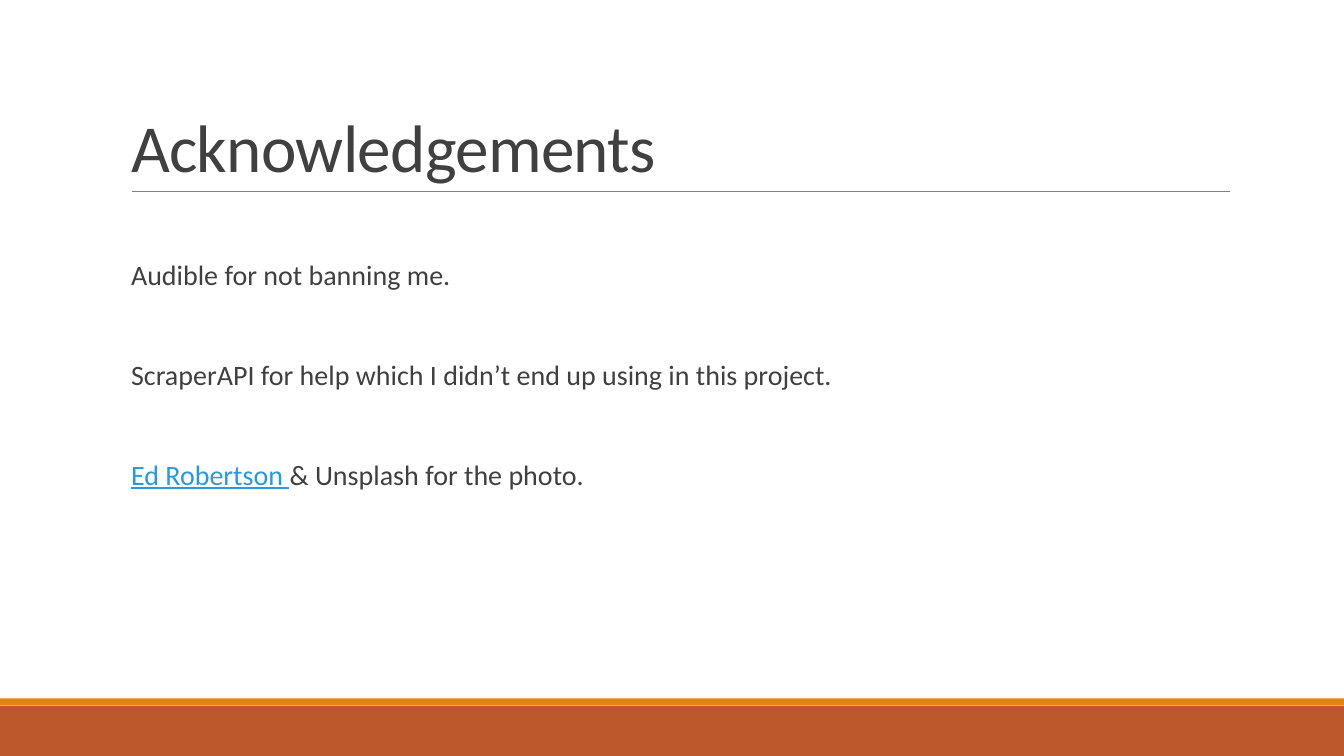
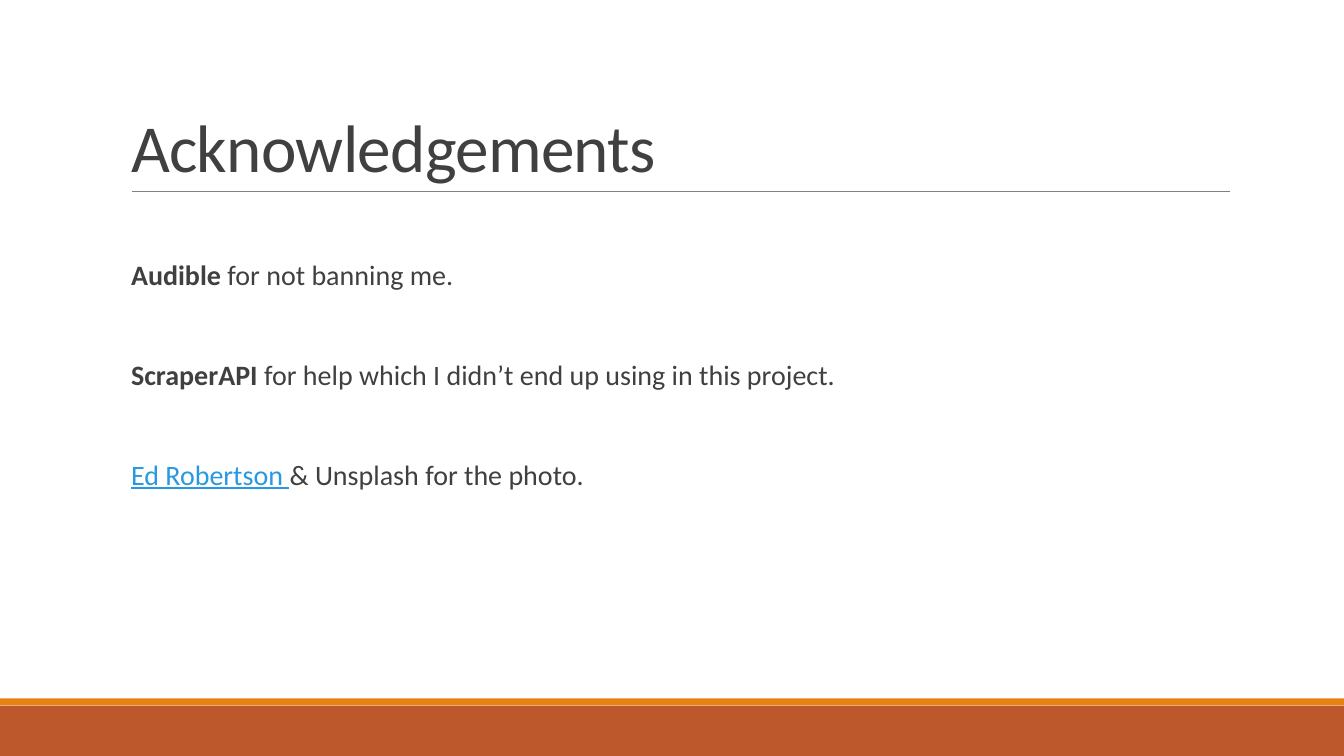
Before and after one commit to jwelch1123/finding_the_tree_in_the_forest, a slide deck: slide 22 of Presentation.pptx (slide 16 before the commit). Drawn at 1344x756 pixels with LibreOffice and Linux fonts; fonts in the diff are those of the drawing. Boxes give left, top, right and bottom in pixels: in the first picture for what was removed or moved away, otherwise in the second. Text is boxed around its words. In the diff, an @@ line names an element or a change of style, - is before the commit and + after.

```diff
--- a/Presentation.pptx
+++ b/Presentation.pptx
@@ text at <box>131,265,835,390</box>: bold on in "Audible", "ScraperAPI" @@
```
Also in this commit, not shown: 11 slides added, 5 slides removed, 18 other files.
